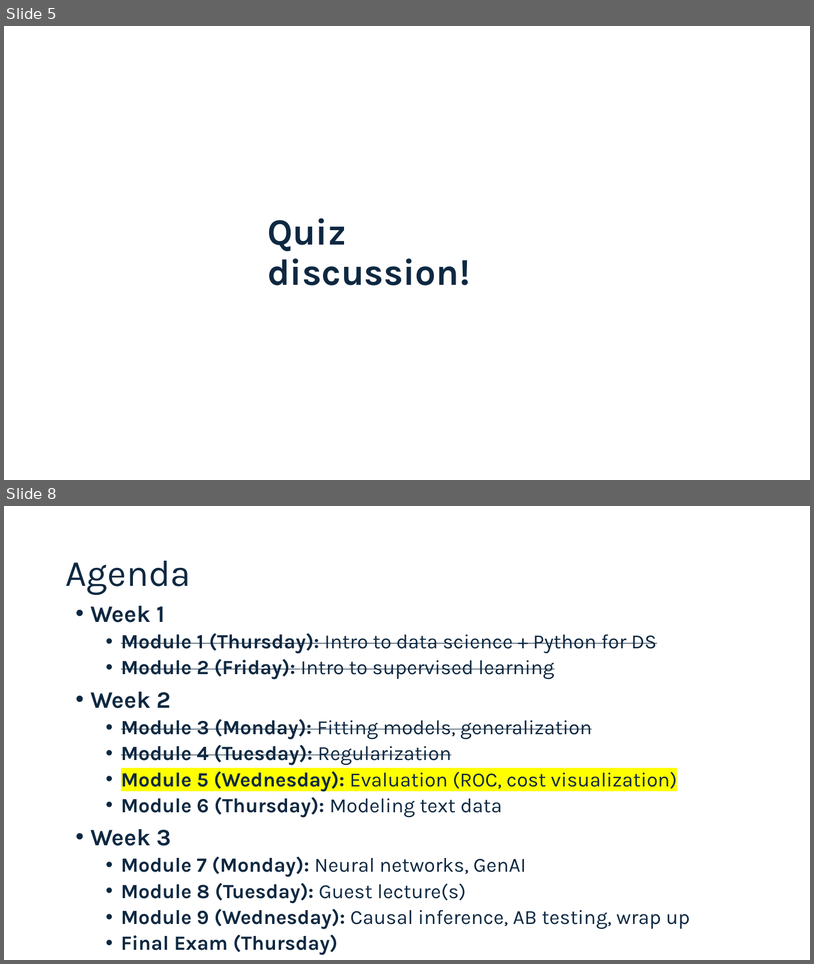
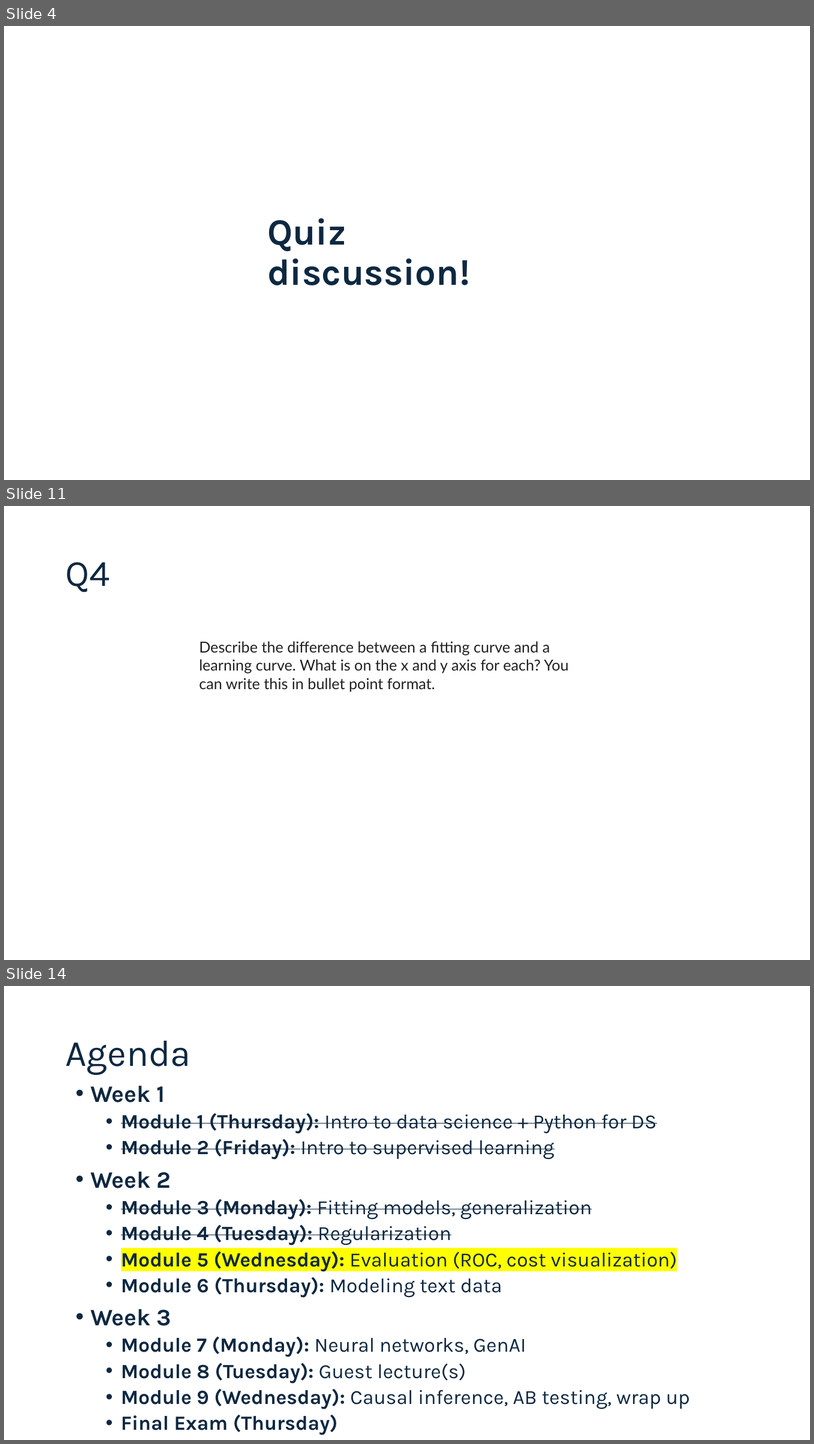
Before and after one commit to connordouglas10/DS-Tech-2025January, a slide deck: Modules/Module5/Slides 5.pptx. Shown one above the other, each under a label of ours: slides 5 and 8 before the commit, slides 4, 11 and 14 after it; the slides between them are not shown. The pictures are 814x964 and 814x1444 pixels, drawn with LibreOffice and Linux fonts; fonts in the diff are those of the drawing. Boxes give left, top, right and bottom in pixels: in the first picture for what was removed or moved away, otherwise in the second. Text is boxed around its words. In the diff, an @@ line names an element or a change of style, - is before the commit and + after.

```diff
--- a/Modules/Module5/Slides 5.pptx
+++ b/Modules/Module5/Slides 5.pptx
@@ slide 11 added at bbox=[4, 506, 810, 960], background #FFFFFF @@
@@ title added at bbox=[65, 562, 110, 592], 44 pt, text #0E2841 @@
+Q4
@@ text added at bbox=[199, 641, 569, 691], 18 pt, text #202122 @@
+Describe the difference between a fitting curve and a learning curve. What is on the x and y axis for each? You can write this in bullet point format.
@@ what was slide 5 is now slide 4 @@
@@ what was slide 8 is now slide 14 @@
```
Also in this commit, not shown: 2 slides changed, 12 other slides added, 3 slides removed, 2 other files.
